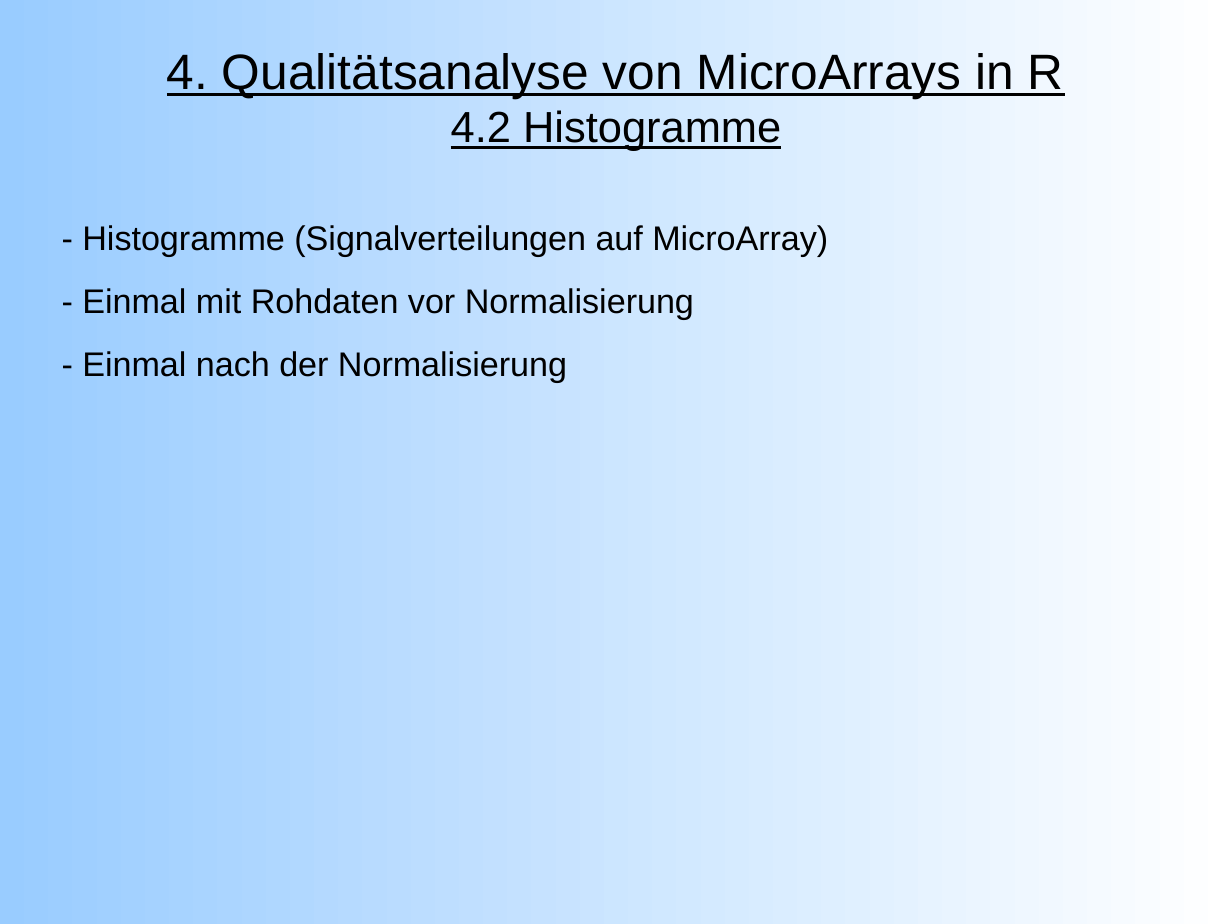
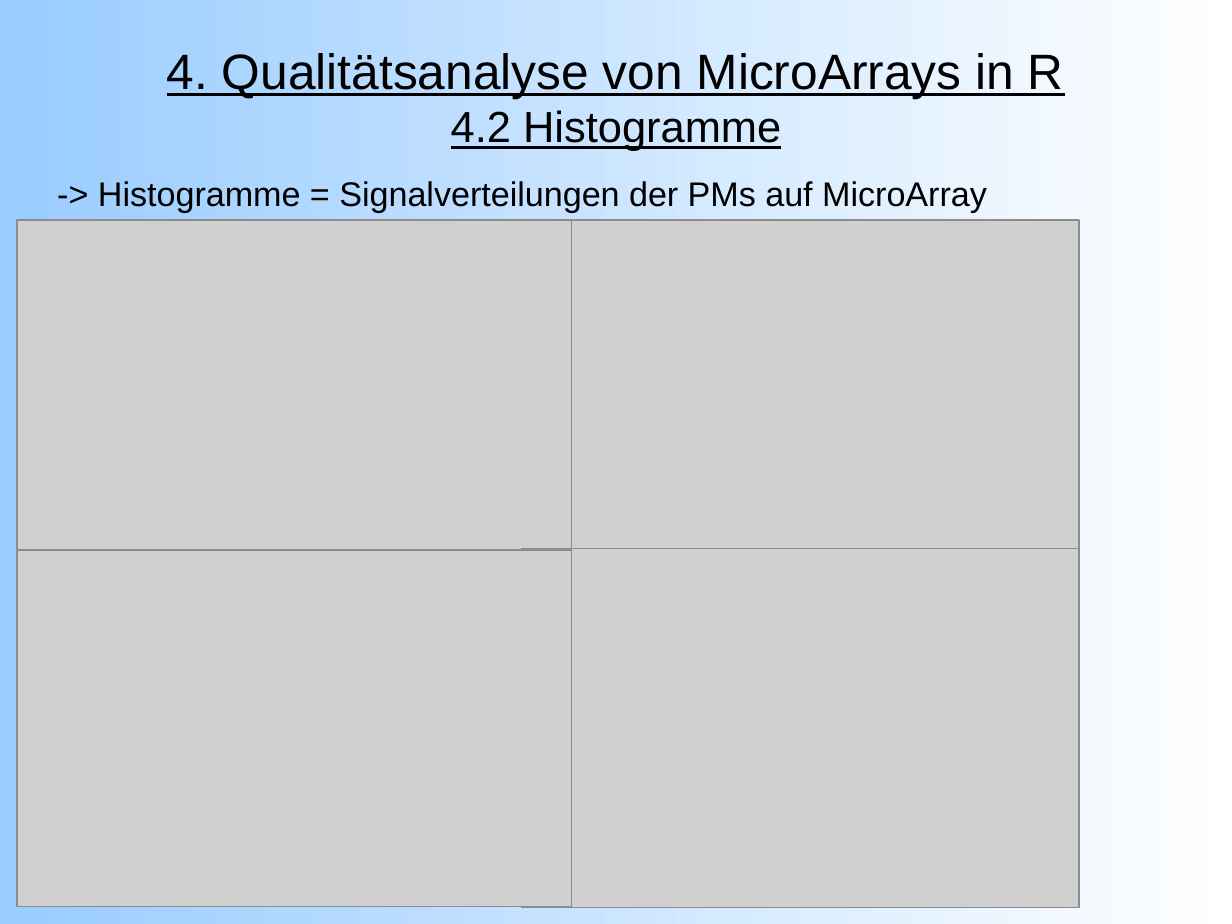
Before and after one commit to emmkey/GenEx, a slide deck: slide 12 of W1 Praesentation.odp (slide 11 before the commit). Drawn at 1232x924 pixels with LibreOffice and Linux fonts; fonts in the diff are those of the drawing; grey boxes stand for pictures. Boxes give left, top, right and bottom in pixels: in the first picture for what was removed or moved away, otherwise in the second. Text is boxed around its words. In the diff, an @@ line names an element or a change of style, - is before the commit and + after.

```diff
--- a/W1 Praesentation.odp
+++ b/W1 Praesentation.odp
@@ text at bbox=[98, 181, 987, 212]: text changed @@
-- Histogramme (Signalverteilungen auf MicroArray)
-- Einmal mit Rohdaten vor Normalisierung
-- Einmal nach der Normalisierung
+-> Histogramme = Signalverteilungen der PMs auf MicroArray
@@ picture added at bbox=[17, 220, 572, 577] @@
@@ picture added at bbox=[522, 220, 1080, 577] @@
@@ picture added at bbox=[17, 550, 572, 907] @@
@@ picture added at bbox=[521, 549, 1079, 908] @@
```
Also in this commit, not shown: 10 other slides changed, 1 slide added, 1 other file.
